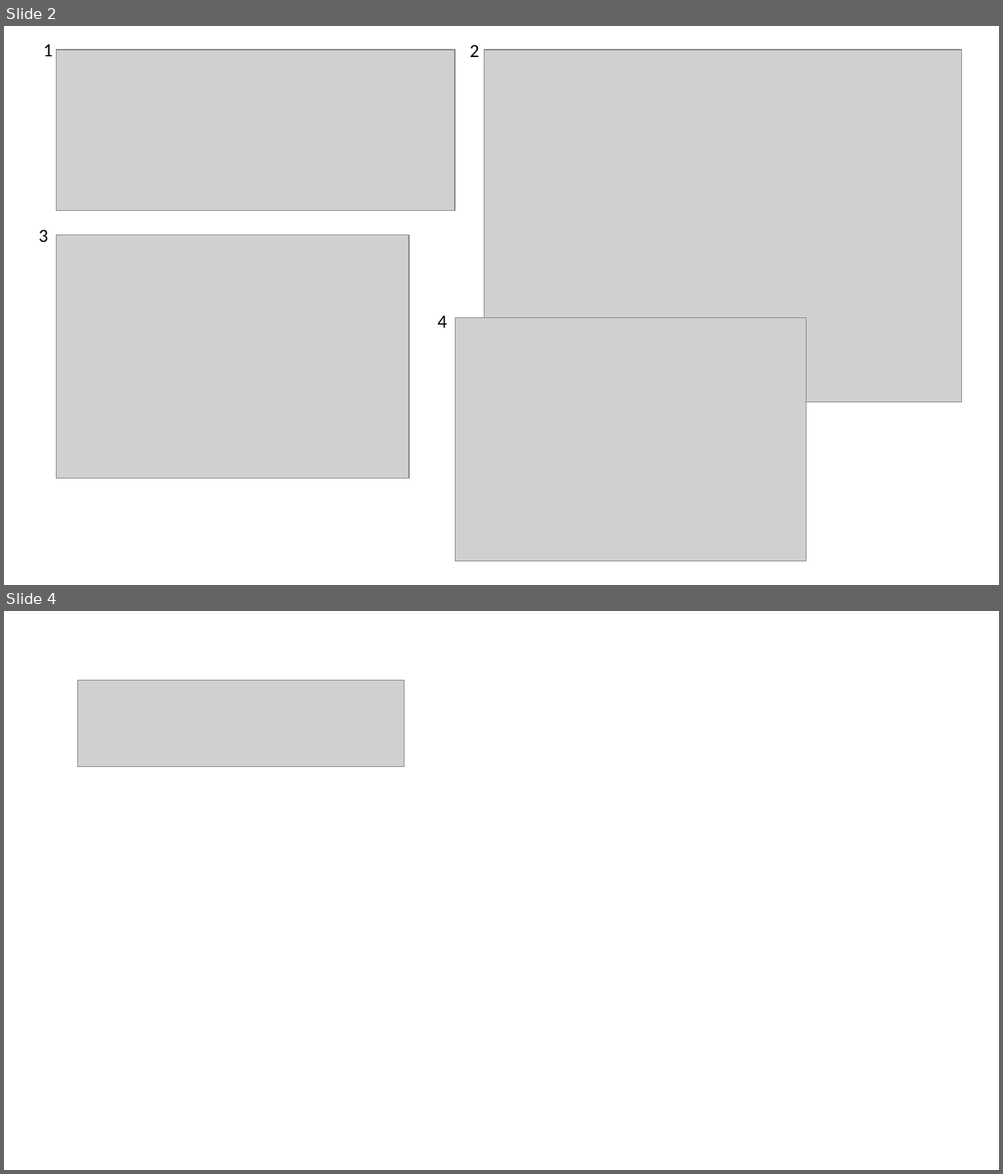
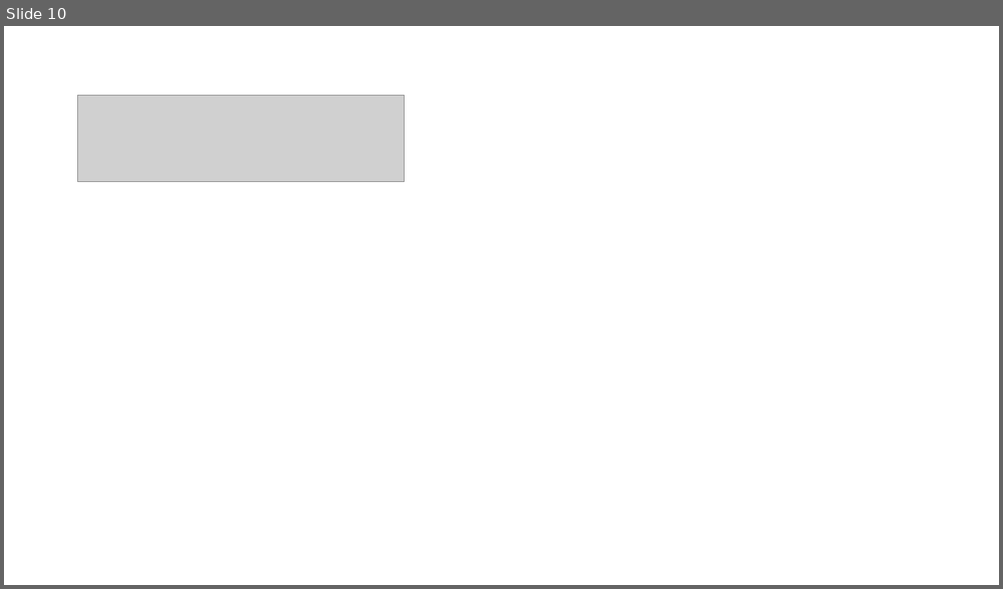
Before and after one commit to Grdbldr/MUT_Source, a slide deck: Docs/User's Guide/Imagery/Installation Images.pptx. Shown one above the other, each under a label of ours: slides 2 and 4 before the commit, slide 10 after it; the slides between them are not shown. The pictures are 1003x1174 and 1003x589 pixels, drawn with LibreOffice and Linux fonts; fonts in the diff are those of the drawing; grey boxes stand for pictures. Boxes give left, top, right and bottom in pixels: in the first picture for what was removed or moved away, otherwise in the second. Text is boxed around its words. In the diff, an @@ line names an element or a change of style, - is before the commit and + after.

```diff
--- a/Docs/User's Guide/Imagery/Installation Images.pptx
+++ b/Docs/User's Guide/Imagery/Installation Images.pptx
@@ slide 2 removed at bbox=[4, 26, 999, 585], background #FFFFFF @@
@@ text removed at bbox=[43, 44, 53, 56] @@
-1
@@ text removed at bbox=[469, 44, 479, 57] @@
-2
@@ picture removed at bbox=[57, 50, 455, 211] @@
@@ picture removed at bbox=[484, 50, 962, 403] @@
@@ text removed at bbox=[39, 230, 48, 242] @@
-3
@@ picture removed at bbox=[57, 235, 409, 479] @@
@@ text removed at bbox=[438, 315, 447, 328] @@
-4
@@ picture removed at bbox=[455, 318, 806, 562] @@
@@ what was slide 4 is now slide 10 @@
```
Also in this commit, not shown: 1 slide changed, 8 slides added, 1 other slide removed, 52 other files.
